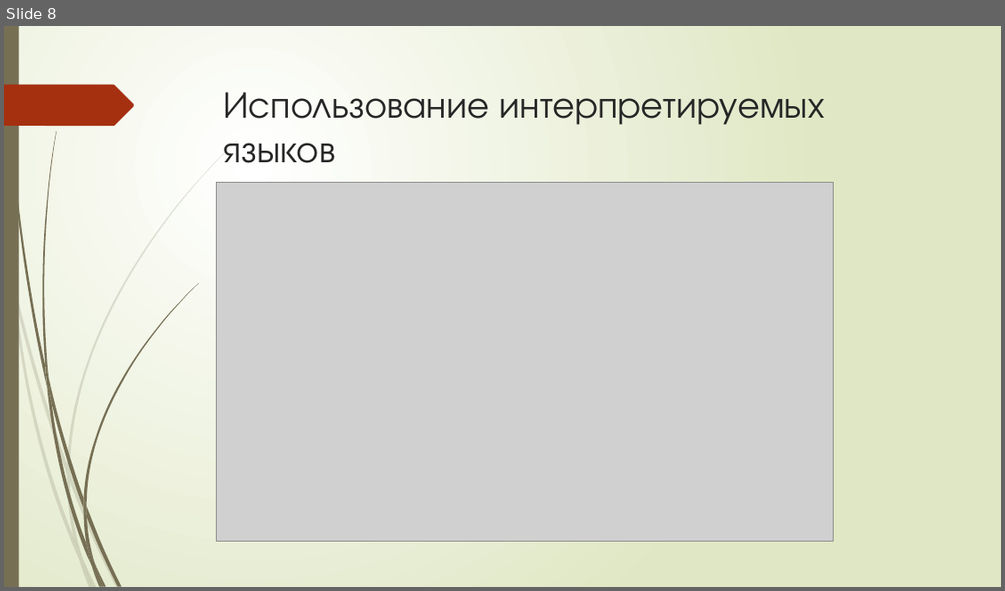
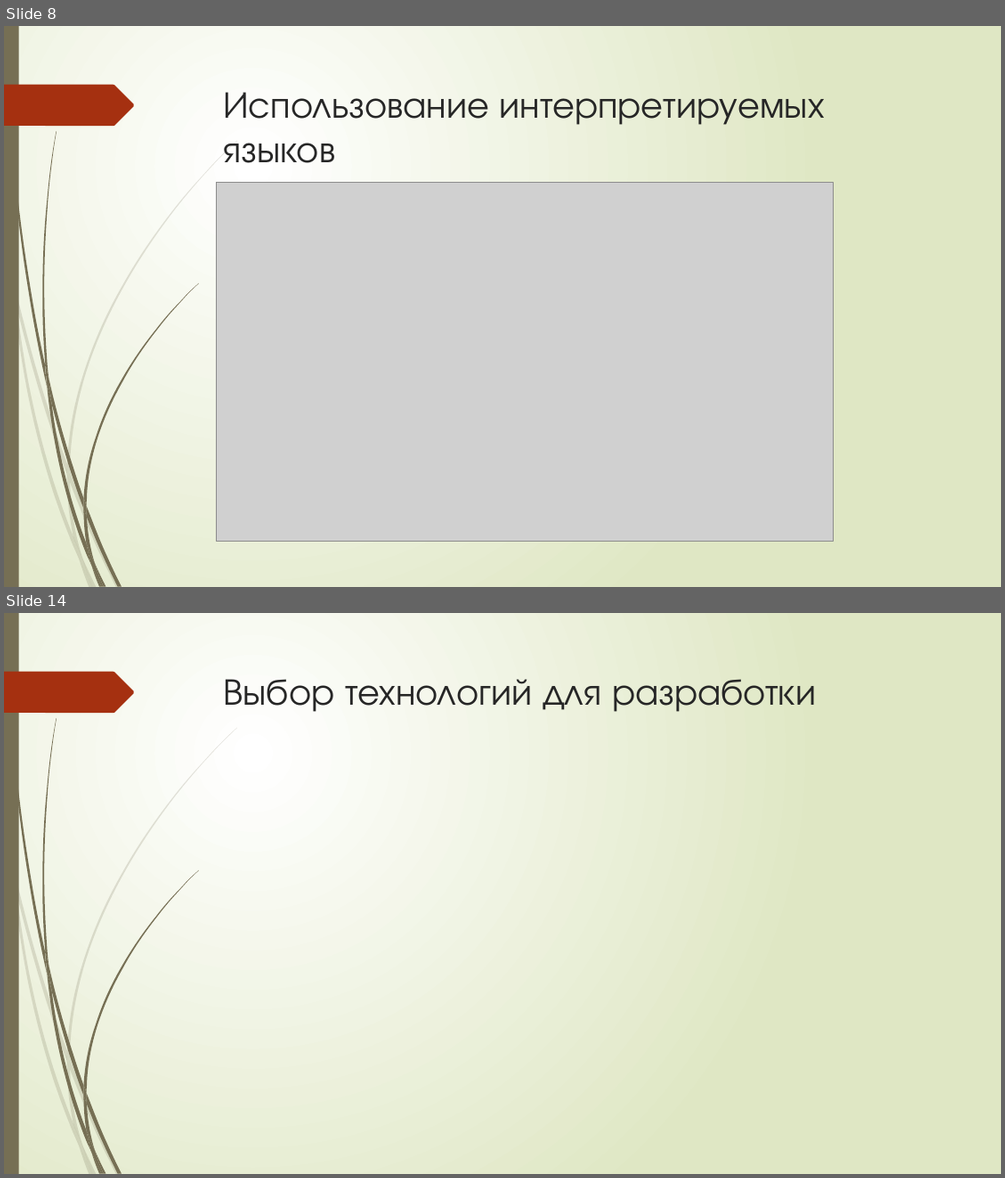
Before and after one commit to bobs4462/tachyon, a slide deck: docs/Презентация ВКР.pptx. Shown one above the other, each under a label of ours: slide 8 before the commit, slides 8 and 14 after it; the slides between them are not shown. The pictures are 1005x591 and 1005x1178 pixels, drawn with LibreOffice and Linux fonts; fonts in the diff are those of the drawing; grey boxes stand for pictures. Boxes give left, top, right and bottom in pixels: in the first picture for what was removed or moved away, otherwise in the second. Text is boxed around its words. In the diff, an @@ line names an element or a change of style, - is before the commit and + after.

```diff
--- a/docs/Презентация ВКР.pptx
+++ b/docs/Презентация ВКР.pptx
@@ slide 14 added at (x1=4, y1=613, x2=1001, y2=1174), background gradient #FFFFFF to #DFE8C4; not listed: 24 template elements that a slide beside it also shows @@
@@ title added at (x1=224, y1=679, x2=816, y2=712), 36 pt, text #262626 @@
+Выбор технологий для разработки
```
Also in this commit, not shown: 3 slides changed, 3 other slides added.
